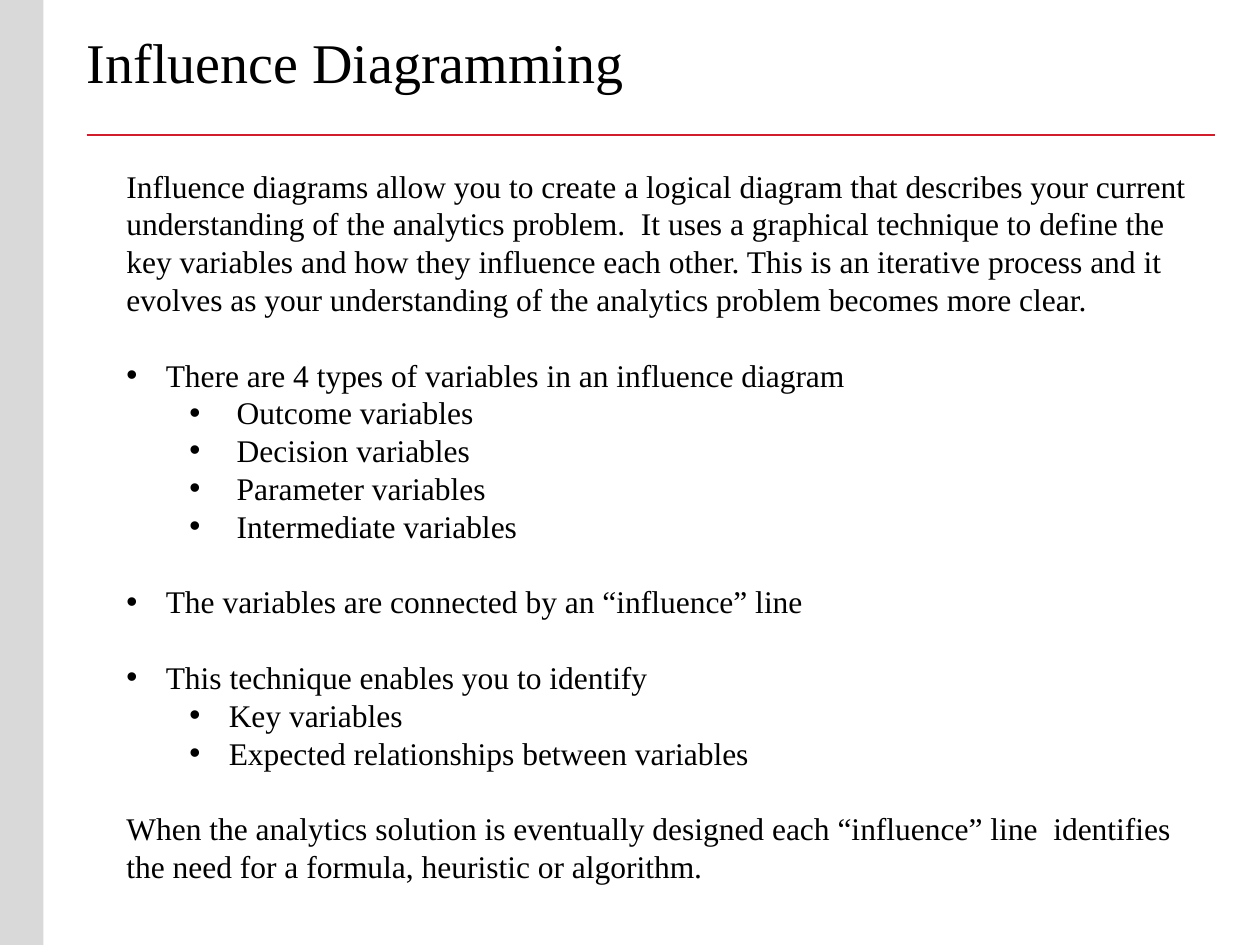
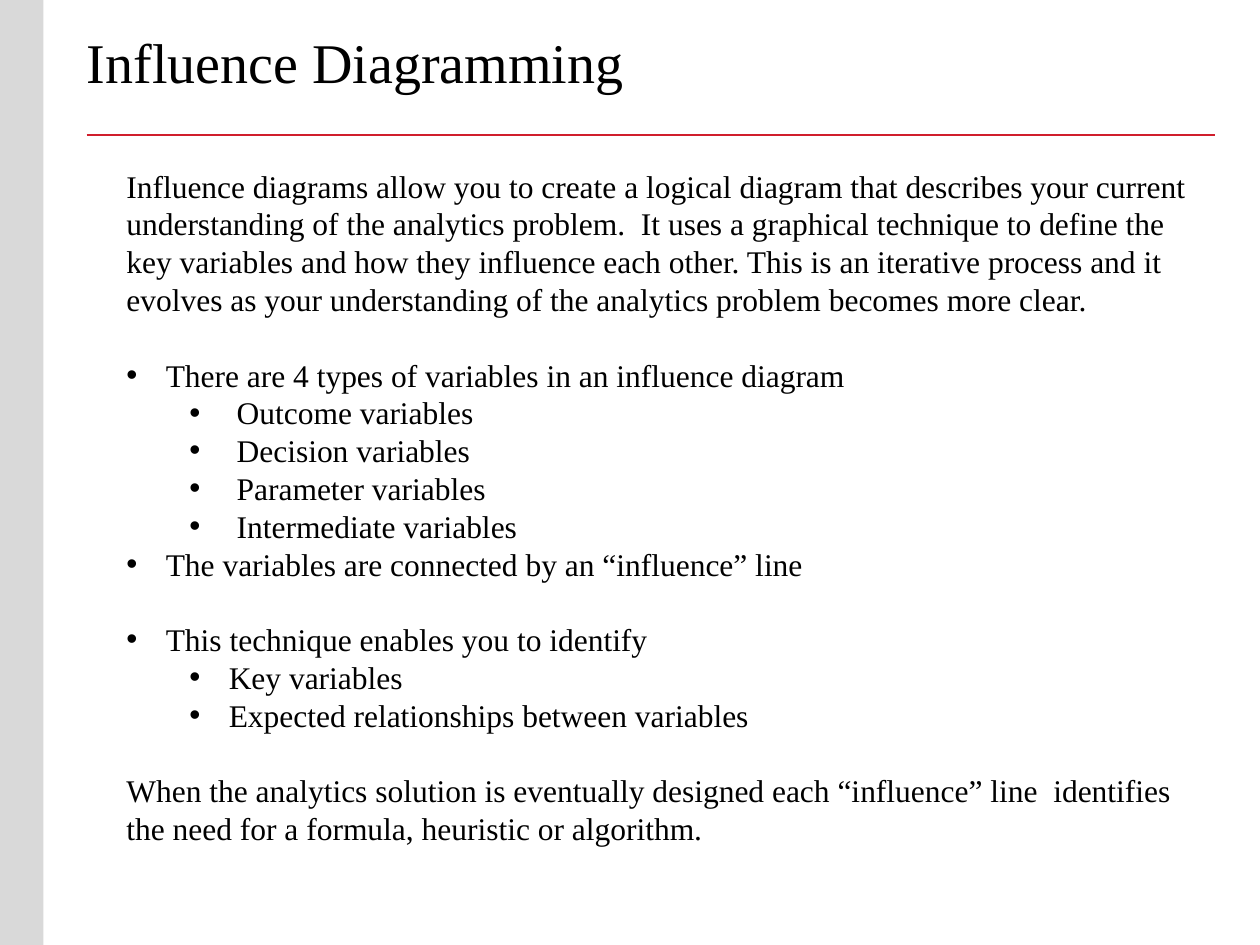
Before and after one commit to buyuhuang/csda1000_FT, a slide deck: slide 18 of day2/1. Lecture/day2_intro_analytics_viz.pptx. Drawn at 1260x945 pixels with LibreOffice and Linux fonts; fonts in the diff are those of the drawing; background and template pictures are left out. Boxes give left, top, right and bottom in pixels: in the first picture for what was removed or moved away, otherwise in the second. Text is boxed around its words. In the diff, an @@ line names an element or a change of style, - is before the commit and + after.

Commit message:
more changes wk2 ppt

```diff
--- a/day2/1. Lecture/day2_intro_analytics_viz.pptx
+++ b/day2/1. Lecture/day2_intro_analytics_viz.pptx
@@ text "Influence diagrams allow you to ..." rewrapped from <box>126,176,1185,884</box> to <box>126,176,1185,847</box> @@
```
Also in this commit, not shown: 1 other slide changed, 3 slides added, 1 slide removed, 13 other files.
